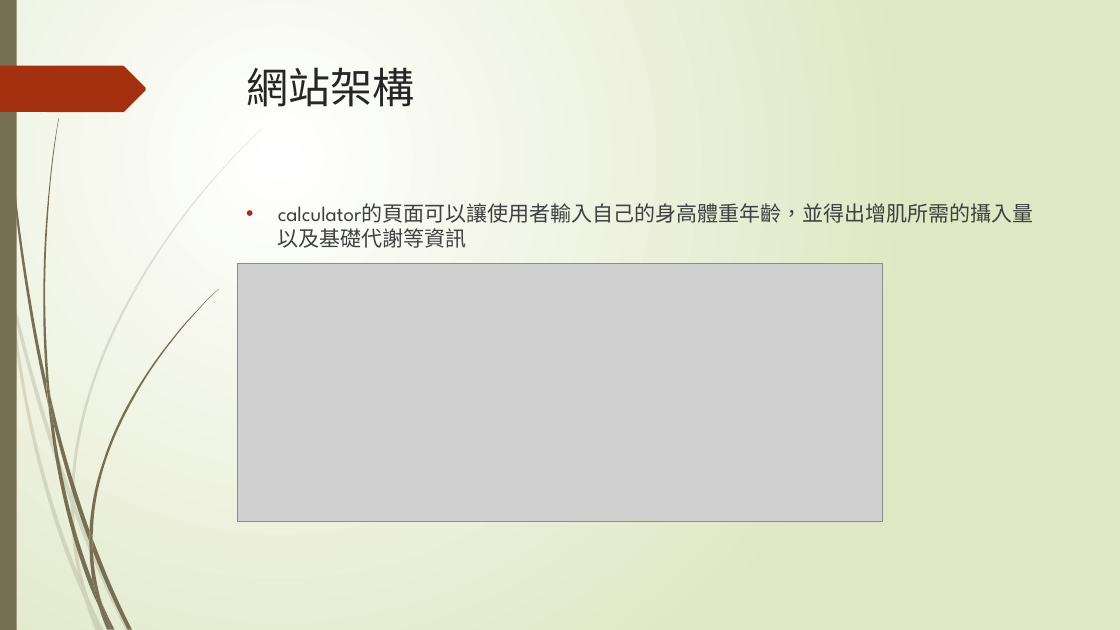
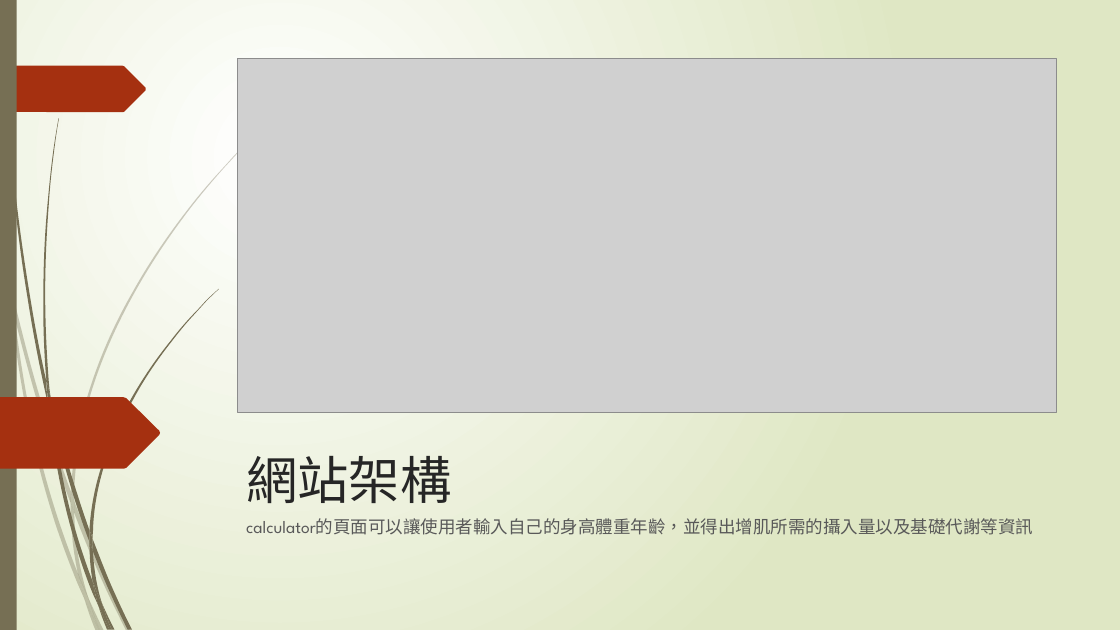
Before and after one commit to james-92/Web_FinalProject, a slide deck: slide 4 of 01157004+01157028.pptx. Drawn at 1120x630 pixels with LibreOffice and Linux fonts; fonts in the diff are those of the drawing; grey boxes stand for pictures. Boxes give left, top, right and bottom in pixels: in the first picture for what was removed or moved away, otherwise in the second. Text is boxed around its words. In the diff, an @@ line names an element or a change of style, - is before the commit and + after.

```diff
--- a/01157004+01157028.pptx
+++ b/01157004+01157028.pptx
@@ rectangle removed at [0, 0, 17, 630] @@
@@ rectangle added at [0, 0, 17, 630], fill #766F54 @@
@@ picture: place and size @@
-picture at [238, 263, 883, 521]
+picture at [238, 58, 1057, 413]
@@ freeform shape added at [0, 397, 160, 469], fill #A53010 @@
@@ title "網站架構": place and size @@
-title "網站架構" at [247, 67, 415, 107]
+title "網站架構" at [246, 456, 451, 503]
@@ title "網站架構" at [246, 456, 451, 503]: size 36 to 44 pt; vertical alignment top to bottom @@
@@ text "calculator的頁面可以讓使用者輸入自己的身高體重年齡，並得出增肌所需的攝入量以及基礎代謝等資訊": place and size @@
-text "calculator的頁面可以讓使用者輸入自己的身高體重年齡，並得出增肌所需的攝入量以及基礎代謝等資訊" at [278, 200, 1034, 248]
+text "calculator的頁面可以讓使用者輸入自己的身高體重年齡，並得出增肌所需的攝入量以及基礎代謝等資訊" at [246, 518, 1033, 535]
@@ text "calculator的頁面可以讓使用者輸入自己的身高體重年齡，並得出增肌所需的攝入量以及基礎代謝等資訊" at [246, 518, 1033, 535]: size 18 to 15 pt, text colour #404040 to #595959; bullet • to none; line spacing 1 to 0.9 @@
@@ group added at [9, 129, 262, 630]: 9 freeform shapes @@
@@ group removed at [3, 0, 218, 630]: 12 freeform shapes @@
@@ group added at [3, 0, 218, 630]: 12 freeform shapes @@
```
Also in this commit, not shown: 8 other slides changed, 6 slides added.
